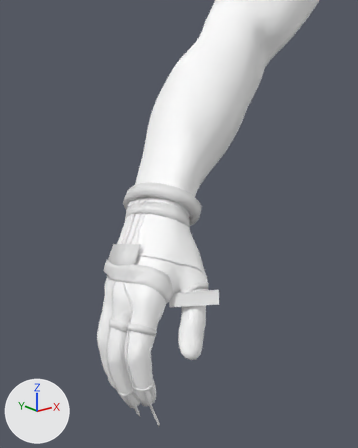
One commit to the FBX model Assets/models/toolglove/toolglove.fbx: the scene before it, then after it.
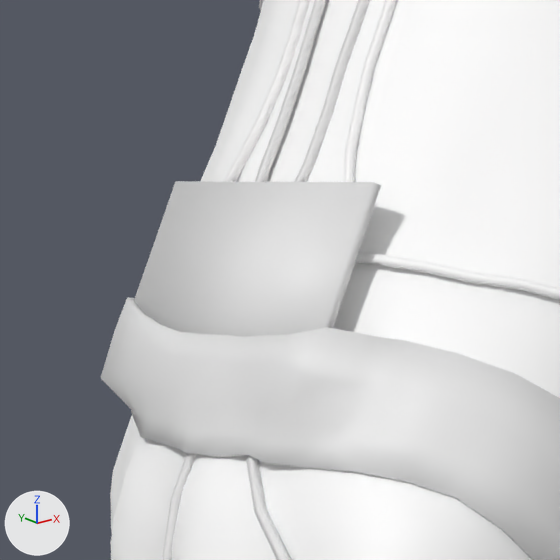
Old and new are each drawn from a 50 mm lens placed at (-81.5, -44.0, -36.6), pointed at (-52.1, -7.3, -51.3) and again close up on the part from 25% to 46% of the width and 49% to 66% of the height. The lights are fixed; the arrows at lower left show +X, +Y and +Z. Where no turn or scale is listed for an object, it has been applied to the vertices. Vertices at the same position are counted once.

Before the edit, the objects in view are built like this:
```python
me_mesh_008 = bpy.data.meshes.new('Mesh.008')
me_mesh_008.from_pydata(...)  # 8 vertices, 6 faces; spans x -58.15..-56.26, y -7.36..-1.96, z -56.31..-52.66
me_mesh_008.materials.append(mat_board)  # white #e7e7e7
# before: 0 (-56.42, -1.98, -54.01), 1 (-56.26, -6.71, -52.73) at pixel (381, 185), 4 (-56.53, -1.96, -53.94) at pixel (175, 181), 5 (-56.37, -6.69, -52.66) at pixel (373, 182)
me_mesh_012 = bpy.data.meshes.new('Mesh.012')
me_mesh_012.from_pydata(...)  # 60 vertices, 58 faces; spans x -56.79..-51.35, y -11.26..-6.29, z -57.03..-53.57
me_mesh_012.materials.append(mat_thumbcable)  # white #ffffff
me_mesh_027 = bpy.data.meshes.new('Mesh.027')
me_mesh_027.from_pydata(...)  # 40 vertices, 38 faces; spans x -56.72..-53.05, y -4.14..-2.16, z -53.97..-49.2
me_mesh_027.materials.append(mat_wcabler2)  # white #e7e7e7
ob_circuit_board_plate = bpy.data.objects.new('Circuit Board Plate', me_mesh_008)
ob_circuit_board_plate.location = (0.0, 0.0, 0.0)
ob_thumbcable = bpy.data.objects.new('thumbcable', me_mesh_012)
ob_thumbcable.location = (0.0, 0.0, 0.0)
ob_wristcable_r2 = bpy.data.objects.new('wristcable r2', me_mesh_027)
ob_wristcable_r2.location = (0.0, 0.0, 0.0)
# also in view: 'wristcable l1' at (-54.6, -4.7, -51.2); 'middlecable' at (-59.6, -6.5, -61.4); 'indexcable' at (-59.3, -8.7, -60.2); 'knuckletape' at (-56.0, -5.3, -56.8); 'glove' at (-54.4, -6.1, -58.6)
```
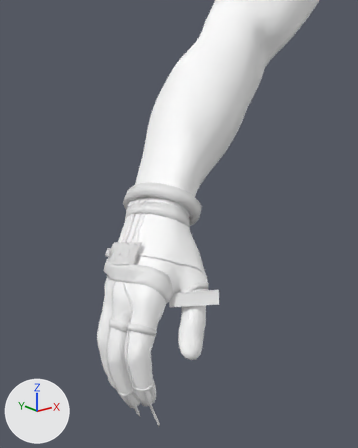
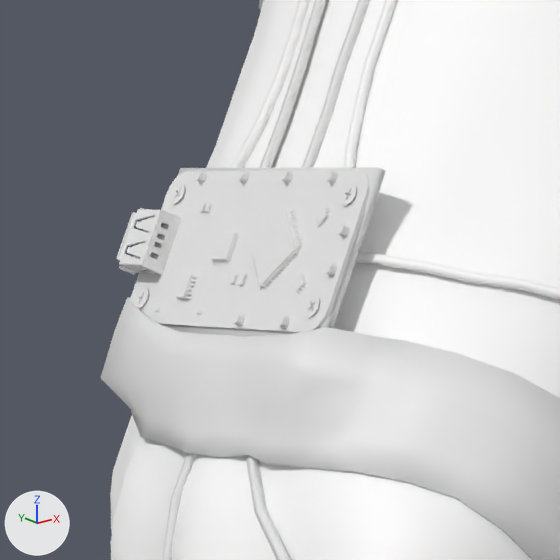
What changed in the scene script:
```text
Change me_mesh_008:
    where me_mesh_008.from_pydata(...)  # 8 vertices, 6 faces; spans x -58.15..-56.26, y -7.36..-1.96, z -56.31..-52.66
    used by ob_circuit_board_plate; location = (0.0, 0.0, 0.0)
    me_mesh_008 part 1
    add for i in [0, 1, 4, 5]: me_mesh_008.vertices[i].co += Vector((0.11, 0.05, 0.16))
Add me_cube_002:
    me_cube_002.from_pydata(...)  # 2975 vertices, 2270 faces; spans x -0.7..0.75, y -2.57..2.56, z -1.49..1.46
Add ob_arduino:
    ob_arduino = bpy.data.objects.new('Arduino', me_cube_002)
    ob_arduino.location = (-57.04, -4.54, -54.06)
```

Pixel boxes [x1, y1, x2, y2] of what changed, in the close-ups (560 x 560 px):
'Arduino', added
    after: [116, 170, 370, 333]
'Circuit Board Plate', reshaped (9% taller)
    before: [134, 181, 381, 337]
    after: [148, 167, 386, 337]
